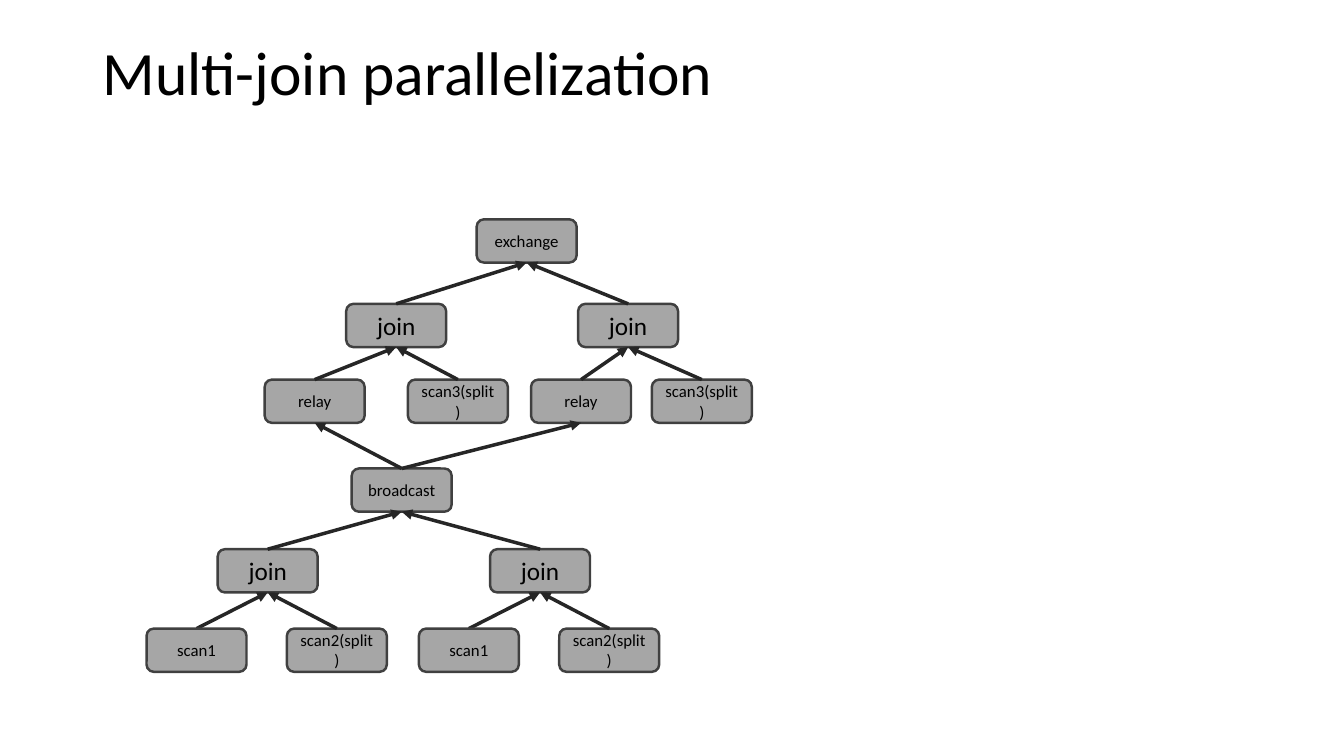
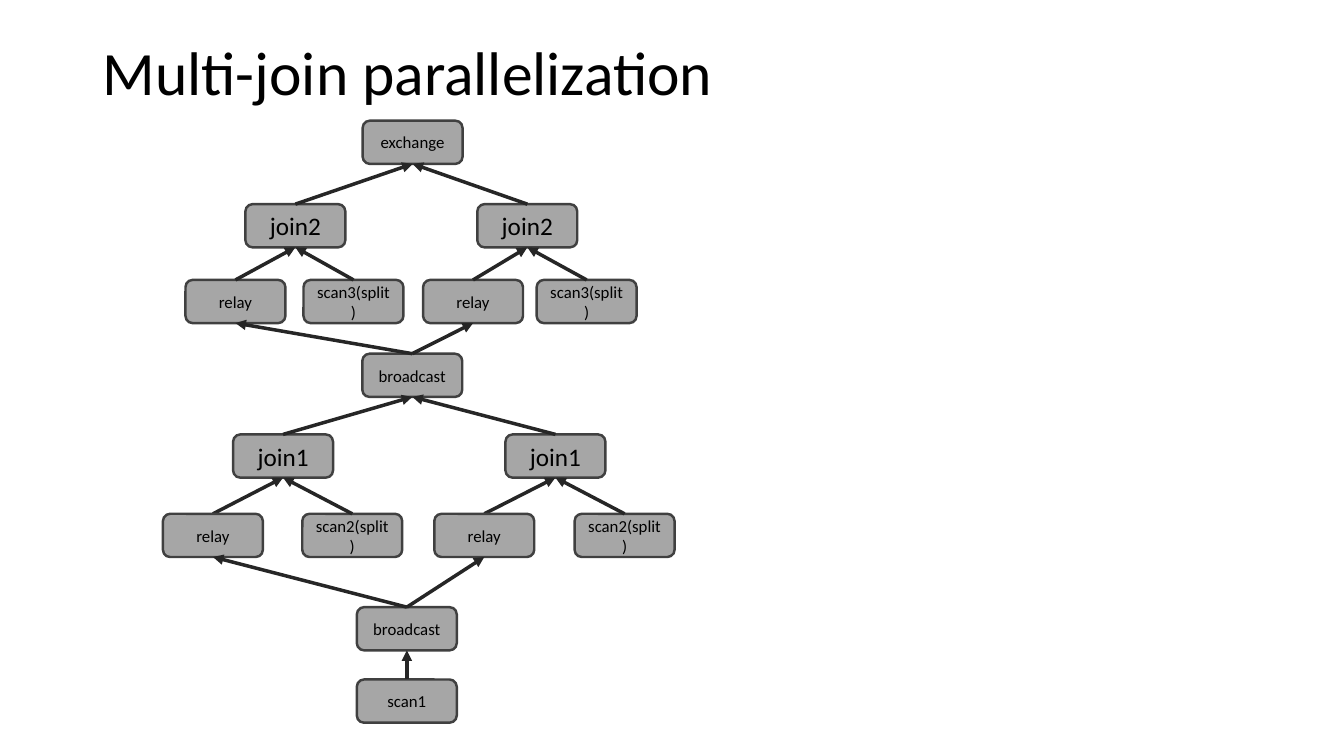
Before and after one commit to scott-zgeng/thor, a slide deck: slide 26 of doc/thor architecture.pptx (slide 24 before the commit). Drawn at 1344x756 pixels with LibreOffice and Linux fonts; fonts in the diff are those of the drawing. Boxes give left, top, right and bottom in pixels: in the first picture for what was removed or moved away, otherwise in the second. Text is boxed around its words. In the diff, an @@ line names an element or a change of style, - is before the commit and + after.

```diff
--- a/doc/thor architecture.pptx
+++ b/doc/thor architecture.pptx
@@ rounded rectangle "exchange": place and size @@
-rounded rectangle "exchange" at bbox=[477, 220, 577, 263]
+rounded rectangle "exchange" at bbox=[363, 121, 463, 164]
@@ arrow moved from (396, 303) - (527, 262) to (295, 205) - (412, 164) @@
@@ arrow moved from (628, 303) - (527, 262) to (527, 205) - (412, 164) @@
@@ rounded rectangle added at bbox=[245, 205, 345, 248], fill #A6A6A6, outline #404040 1.75 pt, 18 pt, text #000000 @@
+join2
@@ rounded rectangle added at bbox=[478, 205, 578, 248], fill #A6A6A6, outline #404040 1.75 pt, 18 pt, text #000000 @@
+join2
@@ arrow moved from (315, 380) - (396, 347) to (236, 280) - (295, 247) @@
@@ arrow moved from (458, 380) - (396, 347) to (354, 280) - (295, 247) @@
@@ arrow moved from (581, 380) - (628, 347) to (473, 280) - (527, 247) @@
@@ arrow moved from (702, 380) - (628, 347) to (587, 280) - (527, 247) @@
@@ rounded rectangle "relay": place and size @@
-rounded rectangle "relay" at bbox=[265, 380, 365, 423]
+rounded rectangle "relay" at bbox=[186, 280, 285, 324]
@@ rounded rectangle "scan3(split)": place and size @@
-rounded rectangle "scan3(split)" at bbox=[408, 380, 508, 423]
+rounded rectangle "scan3(split)" at bbox=[303, 280, 403, 324]
@@ rounded rectangle "relay": place and size @@
-rounded rectangle "relay" at bbox=[531, 380, 631, 423]
+rounded rectangle "relay" at bbox=[423, 280, 523, 324]
@@ rounded rectangle "scan3(split)": place and size @@
-rounded rectangle "scan3(split)" at bbox=[652, 380, 752, 423]
+rounded rectangle "scan3(split)" at bbox=[536, 280, 636, 324]
@@ arrow moved from (402, 469) - (315, 422) to (412, 354) - (236, 324) @@
@@ rounded rectangle removed at bbox=[346, 303, 446, 347] @@
-join
@@ arrow moved from (402, 469) - (581, 422) to (412, 354) - (473, 324) @@
@@ rounded rectangle removed at bbox=[579, 303, 679, 347] @@
-join
@@ rounded rectangle "broadcast": place and size @@
-rounded rectangle "broadcast" at bbox=[352, 469, 452, 512]
+rounded rectangle "broadcast" at bbox=[362, 354, 462, 397]
@@ arrow moved from (268, 549) - (402, 512) to (283, 435) - (412, 397) @@
@@ arrow moved from (540, 549) - (402, 512) to (556, 435) - (412, 397) @@
@@ text in rounded rectangle at bbox=[258, 448, 309, 471]: text changed @@
-join
+join1
@@ text in rounded rectangle at bbox=[530, 448, 581, 471]: text changed @@
-join
+join1
@@ rounded rectangle added at bbox=[163, 514, 263, 558], fill #A6A6A6, outline #404040 1.75 pt, 12 pt, text #000000 @@
+relay
@@ 5 rounded rectangles, 4 arrows: place and size @@
-5 rounded rectangles, 4 arrows at bbox=[197, 549, 659, 673]
+5 rounded rectangles, 4 arrows at bbox=[213, 435, 675, 558]
@@ text in rounded rectangle at bbox=[468, 530, 501, 545]: text changed @@
-scan1
+relay
@@ arrow added from (407, 607) to (213, 558), #262626 2.5 pt @@
@@ arrow added from (407, 607) to (484, 558), #262626 2.5 pt @@
@@ rounded rectangle added at bbox=[357, 607, 457, 650], fill #A6A6A6, outline #404040 1.75 pt, 12 pt, text #000000 @@
+broadcast
@@ arrow added from (407, 680) to (407, 650), #262626 2.5 pt @@
@@ rounded rectangle "scan1": place and size @@
-rounded rectangle "scan1" at bbox=[146, 629, 246, 673]
+rounded rectangle "scan1" at bbox=[357, 680, 457, 723]
```
Also in this commit, not shown: 1 other slide changed, 2 slides added, 1 other file.
